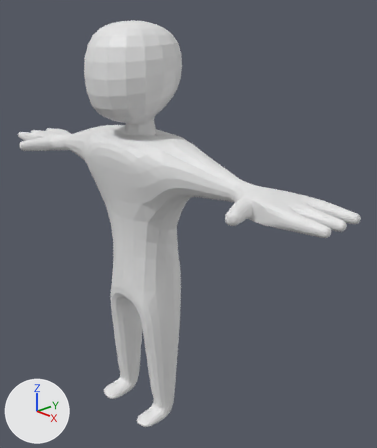
Renders of the Blender file CharacterTwo.blend from each side of a commit.
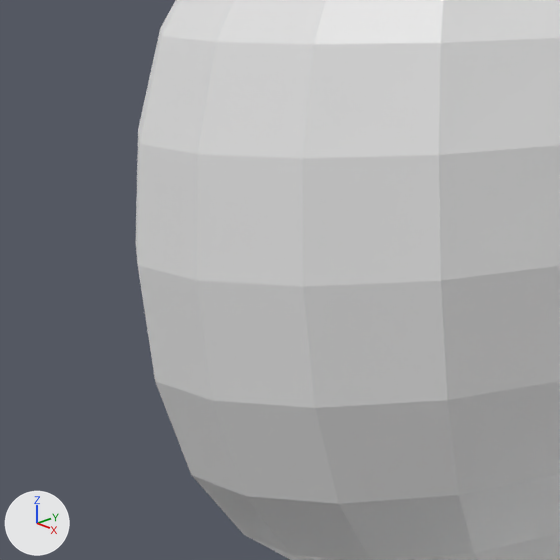
Each version is shown whole from a camera (50 mm lens) standing at (1.29, -0.982, 1.288) and looking at (0.106, 0.105, 0.674), then close up on the part from 17% to 38% of the width and 9% to 26% of the height. The lights are fixed; the arrows at lower left show +X, +Y and +Z.

The scene before the commit, as lines of its bpy script (objects in view):
```python
me_plane = bpy.data.meshes.new('Plane')
me_plane.from_pydata(...)  # 5313 vertices, 5304 faces; spans x -0.732..0.732, y -0.16..0.12, z -0.034..1.298
ob_plane = bpy.data.objects.new('Plane', me_plane)
ob_plane.location = (0.0, 0.0, 0.0)
```
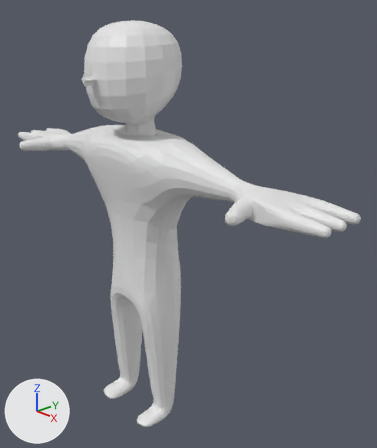
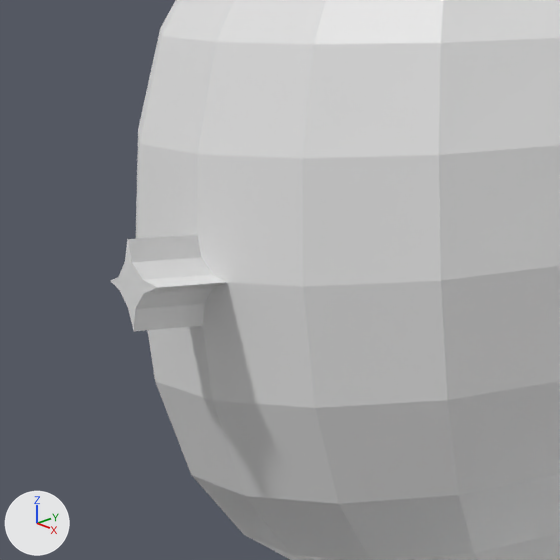
Diff of the bpy script that builds the scene:
```diff
--- a/CharacterTwo.blend.py
+++ b/CharacterTwo.blend.py
@@ me_plane @@
 # used by ob_plane; location = (0.0, 0.0, 0.0)
-me_plane.from_pydata(...)  # 5313 vertices, 5304 faces; spans x -0.732..0.732, y -0.16..0.12, z -0.034..1.298
+me_plane.from_pydata(...)  # 5340 vertices, 5325 faces; spans x -0.732..0.732, y -0.19..0.12, z -0.034..1.298
+# me_plane part 1
+# 1 vertex is removed from x 0.0, y -0.16, z 1.144
+# 4 faces are deleted
+# 16 vertices are added at x -0.017..0.017, y -0.19..-0.188, z 1.128..1.161
+# 6 new vertices lie (0.0, 0.031, 0.0) away from vertices in x -0.002..0.002, y -0.19, z 1.128..1.161
+# 6 new vertices lie (0.0, 0.03, 0.0) away from vertices in x -0.017..0.017, y -0.189..-0.188, z 1.142..1.147
+# 25 new faces join them
```

Pixel boxes (x1, y1, x2, y2) of what changed, in the close-ups (560 x 560 px):
'Plane', reshaped
    before: (136, 0, 560, 560)
    after: (111, 0, 560, 560)
part 1 of me_plane, built on
    before: (138, 144, 315, 408)
    after: (111, 144, 315, 408)
